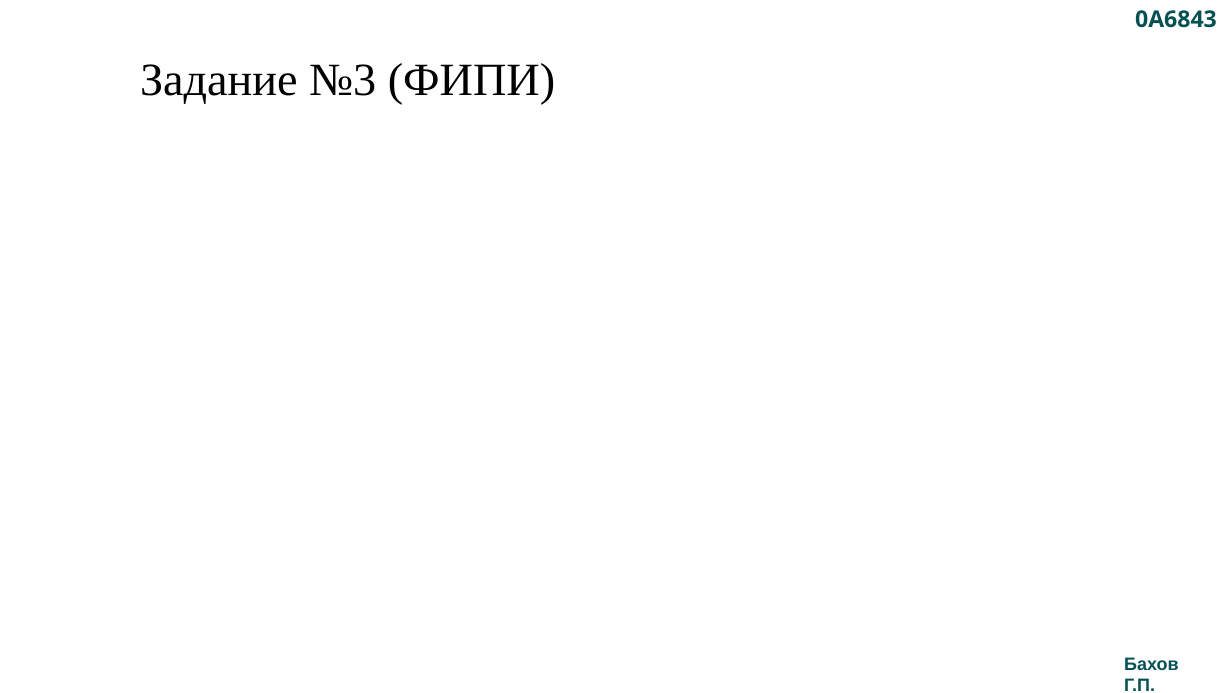
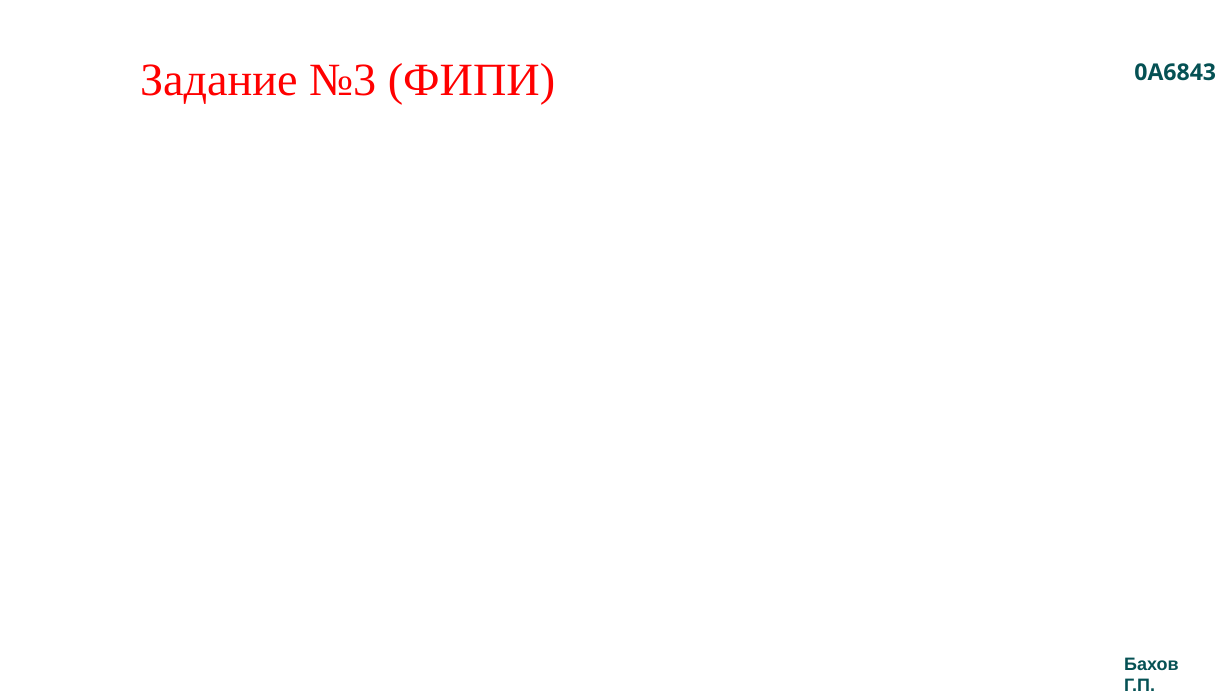
Before and after one commit to Grigoriy1988/OGE-2025-2026, a slide deck: slide 1 of 03/Задача №1.pptx. Drawn at 1232x693 pixels with LibreOffice and Linux fonts; fonts in the diff are those of the drawing; grey boxes stand for pictures. Boxes give left, top, right and bottom in pixels: in the first picture for what was removed or moved away, otherwise in the second. Text is boxed around its words. In the diff, an @@ line names an element or a change of style, - is before the commit and + after.

```diff
--- a/03/Задача №1.pptx
+++ b/03/Задача №1.pptx
@@ title "Задание №3 (ФИПИ)" at (x1=140, y1=63, x2=555, y2=105): text colour #000000 to #FF0000 @@
@@ text "0A6843" moved from (x1=1135, y1=10, x2=1217, y2=28) to (x1=1134, y1=63, x2=1216, y2=81) @@
```
Also in this commit, not shown: 5 other slides changed, 1 other file.
